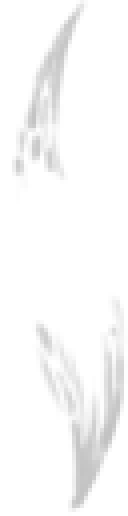
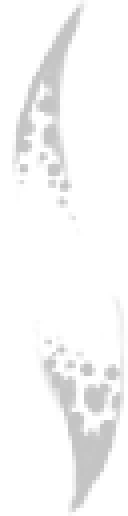
Revision of a layered 128×516 image; what changed, layer by layer:
painted on "Layer 1" over box(12, 8, 124, 516)
